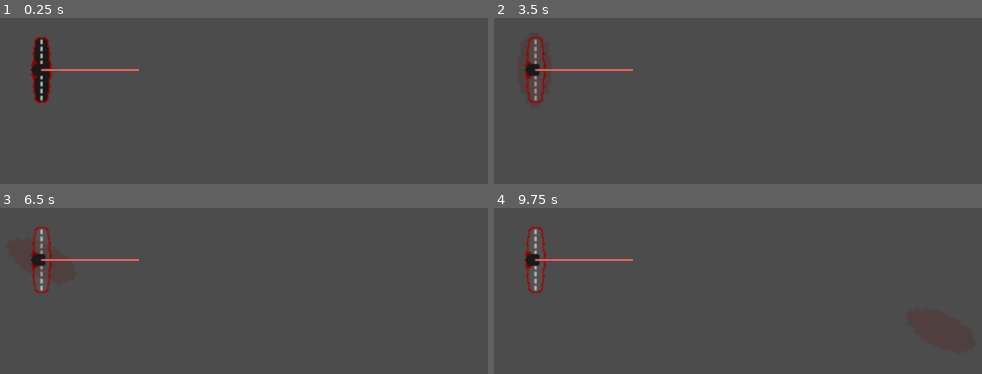
Above: before the commit, frames 1-4 (two rows, left to right).
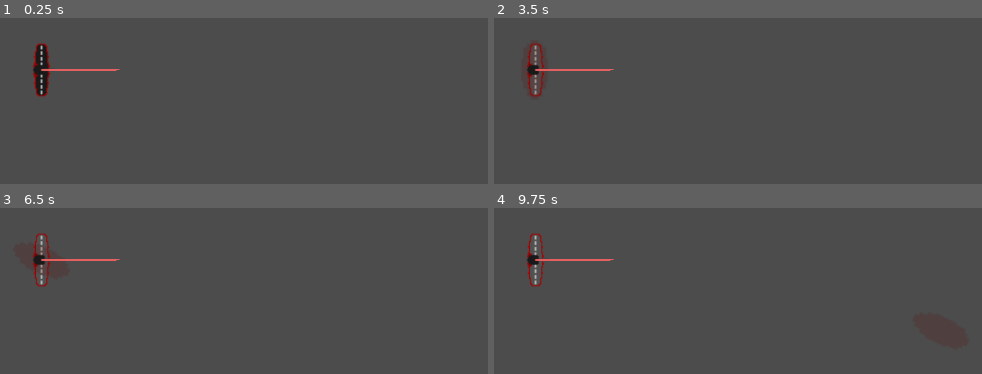
Above: after the commit, the same moments.

Repository: peter-shaw-benson/naval-game
Game: Godot game, scene res://Ships2/Plane Launchers/Carrier.tscn
Two runs of this game, one before a commit and one after it. Both use one fixed random seed, a clock stepped at 60 frames per second and the inputs below. This scene is started directly instead of the project's main scene.
Inputs (mouse positions are in pixels of both pictures, inside the frame that each line leads up to):
- Up to frame 1 (0.25 s): no input
- Up to frame 2 (3.5 s): tap Enter at 0.5, 2 s; drag from (537, 69) to (outside the picture) at 0.52 s; tap Space (pause_game) at 1.25, 2.75 s; drag from (542, 92) to (659, 164) at 1.27 s; move the mouse to (outside the picture) at 2.02 s; hold C (fighter) 2.03-2.75 s; click (outside the picture) at 2.17 s; tap Q (patrol) at 2.3 s; drag from (659, 164) to (533, 69) at 2.77 s
- Up to frame 3 (6.5 s): move the mouse to (448, 330) at 3.52 s; hold Shift (queue) 3.53-4.25 s; click (448, 330) at 3.67 s; right-click (448, 330) at 3.8 s; tap Escape (cancel) at 4.15 s; tap Enter at 4.25 s; drag from (outside the picture) to (outside the picture) at 4.27 s; tap Space (pause_game) at 5 s; move the mouse to (248, 259) at 5.02 s; hold B (stop) 5.03-5.75 s; click (248, 259) at 5.17 s; tap Z (strike) at 5.3 s; drag from (outside the picture) to (39, 259) at 5.77 s
- Up to frame 4 (9.75 s): move the mouse to (874, 236) at 6.52 s; hold V (bomb, bound only after the commit) 6.53-7.25 s; click (874, 236) at 6.67 s; tap X (bomb, bound only before the commit) at 6.8 s; drag from (542, 282) to (659, 354) at 7.27 s; move the mouse to (outside the picture) at 8.02 s; hold C (fighter) 8.03-8.75 s; click (outside the picture) at 8.17 s; tap Q (patrol) at 8.3 s; drag from (659, 354) to (537, 259) at 8.77 s; move the mouse to (942, 330) at 9.52 s; hold S (full ahead) from 9.53 s (still down); click (942, 330) at 9.67 s

The runs differ from the first frame. In frame 1, 0.9% of the frame differs, in the area x 6-29%, y 11-52%; in frame 2, 0.7%; in frame 3, 0.8%; in frame 4, 0.8%.

Commit message:
added carriers – the backend isn't great, but they exist now

Diff:
--- a/Entities/Ships/CarrierEntity.gd
+++ b/Entities/Ships/CarrierEntity.gd
@@ -48,7 +48,7 @@
 	self.plane_numbers = self.entity_data["planes"]
 
 func get_planes():
-	return self.plane_numbers
+	return self.entity_data["planes"]
 
 func subsystem_damage(accuracy_roll, total_accuracy, damage_result):
 	 #special conditions:
--- a/Ships2/Plane Launchers/Airbase.gd
+++ b/Ships2/Plane Launchers/Airbase.gd
@@ -292,8 +292,9 @@
 
 		var plane_squad = PlaneBoidScene.instance()
 
-		add_child(plane_squad)
-
+		get_tree().root.add_child(plane_squad)
+
+		plane_squad.transform = self.global_transform
 
 		if launch_type != "scout" and launch_type != "fighter":
 			plane_squad.init(launch_type, self.global_position, strike_target)
--- a/Ships2/Plane Launchers/Carrier.gd
+++ b/Ships2/Plane Launchers/Carrier.gd
@@ -1,9 +1,5 @@
 extends CombatUnit
 class_name CarrierScene
-
-onready var AirbaseScene = preload("res://Ships2/Plane Launchers/Airbase.tscn")
-
-var airbase: Airbase
 
 # Ship Scene stuff
 func get_class(): return "Carrier"
@@ -46,6 +42,30 @@
 
 var current_speed_mode
 
+
+### Airbase Things:
+export var PlaneBoidScene: PackedScene
+
+const PlaneBoid = preload("res://Ships2/Planes/PlaneBoid.gd")
+
+signal plane_launch(plane_squad)
+signal planes_recovered(plane_squad)
+
+var launching = false
+var launching_squad
+var launch_type = "scout"
+var squad_launch_time = 0.2
+
+var strike_target: Vector2
+var scout_targets: Array
+var current_scout_plane_launch = 0
+
+var fighter_targets: Array
+var current_fighter_plane_launch = 0
+
+var plane_numbers: Dictionary
+
+
 func _ready():
 
 	var carrier = CarrierEntity.new()
@@ -81,7 +101,7 @@
 	# Combat Variables:
 	get_node("ShotTimer").wait_time = GameState.get_combatPace()
 
-	self.scale = Vector2(1.5, 1.5)
+	self.scale = Vector2(1.2, 1.2)
 
 	screen_size = get_viewport_rect().size
 
@@ -102,10 +122,21 @@
 
 		turrets.append(turret)
 
-	airbase = AirbaseScene.instance()
-	add_child(airbase)
-	airbase.init(unitData.get_planes(), self.global_position, 0, "airbase")
-	airbase.visible = false
+	print(self.unitData)
+	print(self.unitData.get_planes())
+	self.plane_numbers = self.unitData.get_planes()
+	print(self.plane_numbers)
+
+	get_node("ScoutPlaneTriangle").visible = false
+	get_node("ScoutPlaneTriangle").color = Color(0.2, 0.5, 0.3, 0.3)
+
+	scout_targets = get_node("ScoutPlaneTriangle").polygon
+	scout_targets.remove(0)
+
+	# fighter plane CAP target
+	get_node("FighterPatrolCircle").visible = false
+	fighter_targets = get_node("FighterPatrolCircle").polygon
+	get_node("FighterPatrolCircle").scale = Vector2(0.8, 0.8)
 
 func handle_right_click(placement):
 	#print("handling right click")
@@ -117,29 +148,27 @@
 		# Turn logic is here for now?
 
 		# Airbase things:
-		if last_button == "scout" and airbase.get_plane_numbers()["scout"] > 0:
+		if last_button == "scout" and plane_numbers["scout"] > 0:
 			# Send planes
-			airbase.send_out_planes(placement, "scout")
-
+			self.launch_planes(placement, "scout")
 			last_button = ""
 
-		elif last_button == "strike" and  airbase.get_plane_numbers()["strike"] > 0:
-			airbase.send_out_planes(placement, "strike")
-
+		elif last_button == "strike" and plane_numbers["strike"] > 0:
+			self.launch_planes(placement, "strike")
 			last_button = ""
 
-		elif last_button == "bomb" and  airbase.get_plane_numbers()["bomber"] > 0:
-			airbase.send_out_planes(placement, "bomber")
+		elif last_button == "bomb" and  plane_numbers["bomber"] > 0:
+			self.launch_planes(placement, "bomber")
 
 			last_button = ""
 
-		elif last_button == "CAP" and  airbase.get_plane_numbers()["fighter"] > 0:
-			airbase.send_out_planes(placement, "fighter", true)
+		elif last_button == "CAP" and  plane_numbers["fighter"] > 0:
+
+			self.launch_planes(placement, "fighter")
 
 			last_button = ""
 
 		### Ship things:
-
 		if Input.is_action_pressed("queue"):
 			target_array.append(placement)
 
@@ -188,6 +217,12 @@
 			current_target = placement
 
 
+func launch_planes(placement, strike_type):
+
+	self.send_out_planes(placement, strike_type, true)
+
+	#self.stop_moving()
+
 func handle_final_turn(turn_point):
 	self.target_angle["turning"] = true
 
@@ -203,10 +238,11 @@
 			last_button = "scout"
 
 			# show the Scouting Triangle
-			airbase.get_node("ScoutPlaneTriangle").visible = true
+			if plane_numbers["scout"] > 0:
+				get_node("ScoutPlaneTriangle").visible = true
 
 		else:
-			airbase.get_node("ScoutPlaneTriangle").visible = false
+			get_node("ScoutPlaneTriangle").visible = false
 
 			if Input.is_action_pressed("strike"):
 				last_button = "strike"
@@ -214,14 +250,9 @@
 				last_button = "bomb"
 			elif Input.is_action_pressed("fighter"):
 				last_button = "CAP"
-			elif Input.is_action_pressed("stop"):
-				airbase.stop_launching()
-
-			elif Input.is_action_pressed("cancel"):
-				last_button = ""
-
 
 		if Input.is_action_pressed("stop"):
+			self.stop_launching()
 			set_current_speed_mode("stopped")
 			calc_current_speed()
 			self.current_target = self.global_position
@@ -299,6 +330,8 @@
 	emit_signal("ship_deselected", self)
 
 	hide_ghost_sprite()
+
+	get_node("ScoutPlaneTriangle").visible = false
 
 # these are here for later, if we build ports n shit
 #func start_repairs():
@@ -410,6 +443,16 @@
 
 	draw_ghost_sprite()
 
+
+	get_node("ScoutPlaneTriangle").look_at(get_global_mouse_position())
+	get_node("ScoutPlaneTriangle").rotation += 3 * PI/4
+
+	scout_targets = get_node("ScoutPlaneTriangle").polygon
+	scout_targets.remove(0)
+
+	fighter_targets = get_node("FighterPatrolCircle").polygon
+
+
 func set_firing_target(firing_target):
 
 	# idk how to do this one yet
@@ -500,3 +543,112 @@
 	and event.button_index == BUTTON_RIGHT \
 	and !event.pressed:
 		self.handle_right_click(event.position)
+
+func get_launch_time(plane_list):
+	if len(plane_list) == 0:
+		return 0
+	else:
+		var launch_time = plane_list[0].get_launch_time()
+
+		for unit in plane_list:
+			if unit.get_launch_time() > launch_time:
+				launch_time = unit.get_launch_time()
+
+		return launch_time
+
+func send_out_planes(placement, strike_type, is_cap=false):
+	print(placement, strike_type)
+
+	if strike_type == "scout":
+		current_scout_plane_launch = 0
+
+	if not launching:
+
+		var initial_pos = global_position
+		strike_target = placement
+		print(initial_pos, strike_target)
+		launch_type = strike_type
+
+		print("starting launch")
+		start_launch(placement, strike_type)
+
+func start_launch(placement, strike_type):
+	launching = true
+
+	# hard-coding for now – this means that 2 planes should launch per second
+	get_node("LaunchTimer").wait_time = squad_launch_time
+	get_node("LaunchTimer").start()
+
+func plane_recovered(plane):
+	var recovered_plane_type = plane.get_plane_type()
+
+	self.plane_numbers[recovered_plane_type] += 1
+
+	plane.queue_free()
+
+func plane_squad_death(plane_squad):
+	plane_squad.queue_free()
+
+func end_launch():
+	launching = false
+
+	emit_signal("plane_launch", launching_squad)
+
+	launching_squad.connect("plane_recovered", self, "plane_squad_recovered")
+	launching_squad.connect("plane_squad_lost", self, "plane_squad_death")
+
+	launching_squad = null
+
+	get_node("LaunchBar").hide()
+
+func _on_LaunchTimer_timeout():
+	#end_launch()
+	# spawn new boid
+	#print(launch_type, plane_numbers[launch_type])
+
+	if plane_numbers[launch_type] > 0:
+		#spawn new boid
+		#print("spawning new plane")
+
+		var plane_squad = PlaneBoidScene.instance()
+
+		get_tree().root.add_child(plane_squad)
+
+		plane_squad.transform = self.global_transform
+
+		if launch_type != "scout" and launch_type != "fighter":
+			plane_squad.init(launch_type, self.global_position, strike_target)
+
+		elif launch_type == "fighter":
+			var patrol_target_idx = current_fighter_plane_launch % len(fighter_targets)
+			var patrol_target = fighter_targets[patrol_target_idx]
+
+			patrol_target = $FighterPatrolCircle.to_global(patrol_target)
+
+			plane_squad.init(launch_type, self.global_position, patrol_target)
+			current_fighter_plane_launch += 1
+
+		elif launch_type == "scout":
+			var scout_target_idx = current_scout_plane_launch % len(scout_targets)
+			var scout_target = scout_targets[scout_target_idx]
+
+			scout_target = $ScoutPlaneTriangle.to_global(scout_target)
+
+			plane_squad.init(launch_type, self.global_position, scout_target)
+			current_scout_plane_launch += 1
+
+		plane_squad.connect("plane_recovered", self, "plane_recovered")
+		plane_squad.connect("plane_lost", self, "plane_death")
+
+		plane_numbers[launch_type] -= 1
+
+	else:
+		stop_launching()
+
+func stop_launching():
+	launching = false
+
+	get_node("LaunchTimer").stop()
+
+func get_plane_numbers():
+	return self.plane_numbers
--- a/Ships2/Plane Launchers/Carrier.tscn
+++ b/Ships2/Plane Launchers/Carrier.tscn
@@ -10,6 +10,7 @@
 [ext_resource path="res://art/Individual Ship Sprite/Gunboat/GunboatSprite.tres" type="SpriteFrames" id=8]
 [ext_resource path="res://Ships2/Plane Launchers/Carrier.gd" type="Script" id=9]
 [ext_resource path="res://Ships2/Turrets/Turret.tscn" type="PackedScene" id=10]
+[ext_resource path="res://Ships2/Planes/Plane.tscn" type="PackedScene" id=11]
 
 [sub_resource type="SpriteFrames" id=1]
 animations = [ {
@@ -33,6 +34,7 @@
 script = ExtResource( 9 )
 detector_scene = ExtResource( 7 )
 Turret = ExtResource( 10 )
+PlaneBoidScene = ExtResource( 11 )
 
 [node name="CarrierSprite" type="AnimatedSprite" parent="."]
 position = Vector2( 0.176773, 0 )
@@ -47,6 +49,8 @@
 
 [node name="ShotTimer" type="Timer" parent="."]
 
+[node name="LaunchTimer" type="Timer" parent="."]
+
 [node name="Hitbox" type="CollisionShape2D" parent="."]
 position = Vector2( 0.353561, 0 )
 shape = SubResource( 2 )
@@ -57,4 +61,17 @@
 position = Vector2( 0.353561, 0 )
 shape = SubResource( 2 )
 
+[node name="ScoutPlaneTriangle" type="Polygon2D" parent="."]
+visible = false
+scale = Vector2( 2, 2 )
+color = Color( 0.670588, 0.113725, 0.65098, 1 )
+polygon = PoolVector2Array( 0, 0, 183, -225, 61, -251, -79, -222, -164, -120, -202, 8 )
+
+[node name="FighterPatrolCircle" type="Polygon2D" parent="."]
+visible = false
+position = Vector2( 16, 71 )
+scale = Vector2( 1.5, 1.5 )
+polygon = PoolVector2Array( 226.667, -94.6667, 163, -195, 69, -253, -94, -258, -188, -202, -238, -57.3333, -182, 70, -67.3333, 139.333, 106.667, 134, 182, 97.3333, 224, 13.3333 )
+
+[connection signal="timeout" from="LaunchTimer" to="." method="_on_LaunchTimer_timeout"]
 [connection signal="input_event" from="MouseClickHitbox" to="." method="_input_event"]
--- a/Ships2/Planes/Plane.tscn
+++ b/Ships2/Planes/Plane.tscn
@@ -11,6 +11,8 @@
 radius = 14.4302
 
 [node name="PlaneBoid" type="KinematicBody2D"]
+collision_layer = 2
+collision_mask = 2
 script = ExtResource( 2 )
 
 [node name="AnimatedSprite" type="AnimatedSprite" parent="."]
--- a/Ships2/Planes/PlaneBoid.gd
+++ b/Ships2/Planes/PlaneBoid.gd
@@ -47,6 +47,7 @@
 
 	# the plane will always go towards its current target.
 	self.current_target = strike_target
+	#print(self.current_target)
 
 	# handles weaponry and such
 	self.plane_type = plane_type
@@ -88,7 +89,11 @@
 	_velocity = Vector2(rand_range(-1, 1), rand_range(-1, 1)).normalized() * max_speed
 	#_mouse_target = get_random_target()
 
+	print(_velocity)
+
 	add_to_group("planes")
+
+	self.scale = Vector2(0.8, 0.8)
 
 
 func _on_detection_radius_body_entered(body: PhysicsBody2D):
--- a/config_files/entity_stats.json
+++ b/config_files/entity_stats.json
@@ -35,9 +35,10 @@
     	"crew": 10,
     	"class": "Carrier",
     	"planes": {
-        "scout": 0,
-        "strike": 40,
-        "fighter": 20
+        "scout": 4,
+        "strike": 15,
+        "fighter": 30,
+        "bomber": 0
       }
     }
   },
--- a/project.godot
+++ b/project.godot
@@ -204,7 +204,7 @@
 }
 scout={
 "deadzone": 0.5,
-"events": [ Object(InputEventKey,"resource_local_to_scene":false,"resource_name":"","device":0,"alt":false,"shift":false,"control":false,"meta":false,"command":false,"pressed":false,"scancode":83,"physical_scancode":0,"unicode":0,"echo":false,"script":null)
+"events": [ Object(InputEventKey,"resource_local_to_scene":false,"resource_name":"","device":0,"alt":false,"shift":false,"control":false,"meta":false,"command":false,"pressed":false,"scancode":88,"physical_scancode":0,"unicode":0,"echo":false,"script":null)
  ]
 }
 strike={
@@ -219,7 +219,7 @@
 }
 bomb={
 "deadzone": 0.5,
-"events": [ Object(InputEventKey,"resource_local_to_scene":false,"resource_name":"","device":0,"alt":false,"shift":false,"control":false,"meta":false,"command":false,"pressed":false,"scancode":88,"physical_scancode":0,"unicode":0,"echo":false,"script":null)
+"events": [ Object(InputEventKey,"resource_local_to_scene":false,"resource_name":"","device":0,"alt":false,"shift":false,"control":false,"meta":false,"command":false,"pressed":false,"scancode":86,"physical_scancode":0,"unicode":0,"echo":false,"script":null)
  ]
 }
 patrol={
Not shown: 1 places in Ships2/Plane Launchers/Carrier.tscn that only renumber resources
